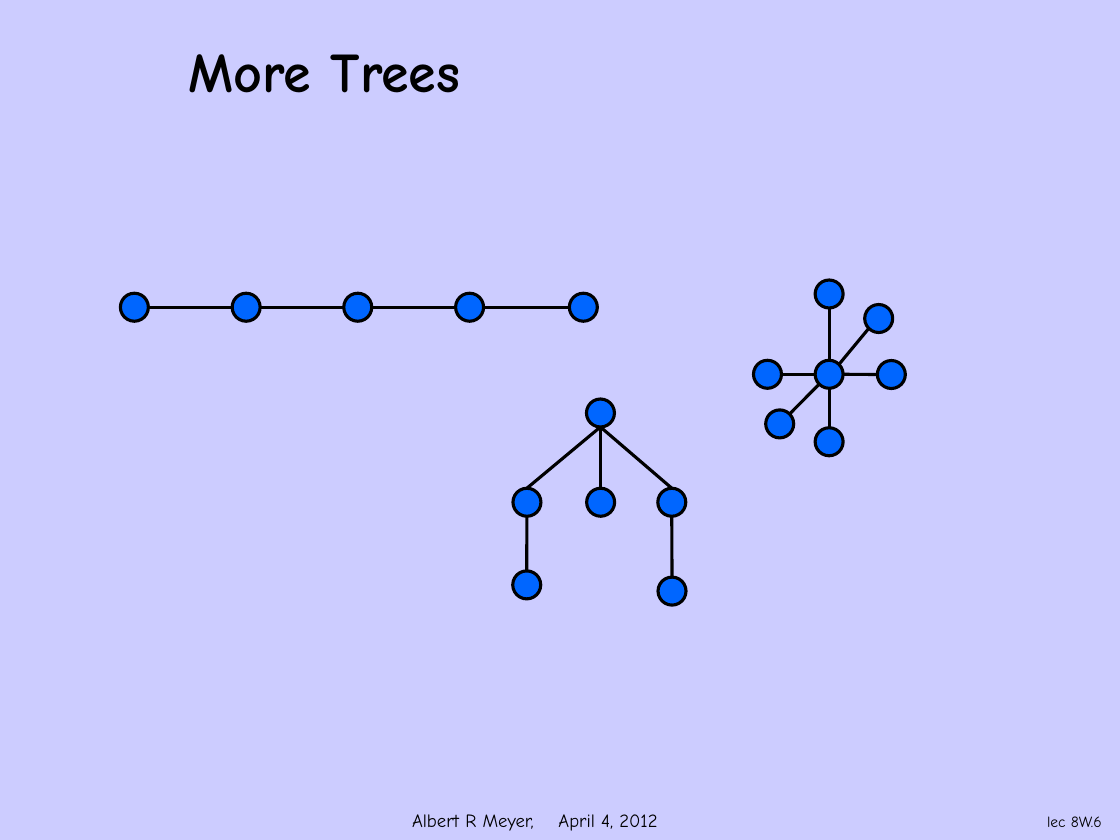
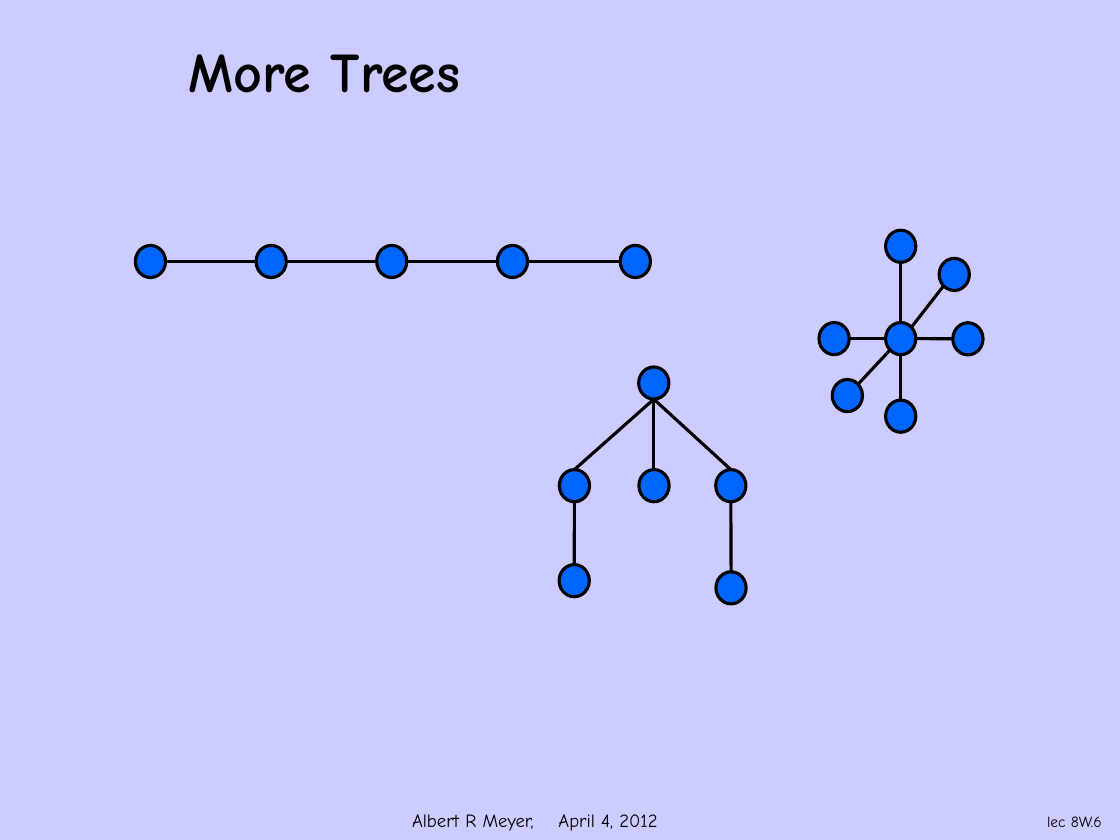
Before and after one commit to armeyer/mcs_web, a slide deck: slide 6 of spring12/slidesS12/trees-def.pptx. Drawn at 1120x840 pixels with LibreOffice and Linux fonts; fonts in the diff are those of the drawing; background and template pictures are left out. Boxes give left, top, right and bottom in pixels: in the first picture for what was removed or moved away, otherwise in the second. Text is boxed around its words. In the diff, an @@ line names an element or a change of style, - is before the commit and + after.

Commit message:
delete trees.pptx, edit trees-def.pptx

```diff
--- a/spring12/slidesS12/trees-def.pptx
+++ b/spring12/slidesS12/trees-def.pptx
@@ ellipse: place and size @@
-ellipse at bbox=[815, 280, 843, 308]
+ellipse at bbox=[886, 231, 916, 263]
@@ ellipse: place and size @@
-ellipse at bbox=[120, 293, 148, 321]
+ellipse at bbox=[136, 245, 166, 278]
@@ line moved from (148, 307) - (232, 307) to (166, 261) - (256, 261) @@
@@ ellipse: place and size @@
-ellipse at bbox=[232, 293, 260, 321]
+ellipse at bbox=[256, 245, 287, 278]
@@ line moved from (260, 307) - (344, 307) to (287, 261) - (376, 261) @@
@@ ellipse: place and size @@
-ellipse at bbox=[344, 293, 372, 321]
+ellipse at bbox=[376, 245, 407, 278]
@@ line moved from (372, 307) - (456, 307) to (407, 261) - (497, 261) @@
@@ ellipse: place and size @@
-ellipse at bbox=[456, 293, 484, 321]
+ellipse at bbox=[497, 245, 528, 278]
@@ line moved from (484, 307) - (569, 307) to (528, 261) - (620, 261) @@
@@ ellipse: place and size @@
-ellipse at bbox=[569, 293, 597, 321]
+ellipse at bbox=[620, 245, 651, 278]
@@ line moved from (829, 308) - (829, 361) to (900, 262) - (900, 323) @@
@@ ellipse: place and size @@
-ellipse at bbox=[865, 305, 893, 333]
+ellipse at bbox=[940, 259, 970, 291]
@@ line moved from (869, 328) - (839, 364) to (943, 286) - (912, 327) @@
@@ ellipse: place and size @@
-ellipse at bbox=[754, 361, 782, 389]
+ellipse at bbox=[819, 323, 849, 355]
@@ ellipse: place and size @@
-ellipse at bbox=[815, 361, 843, 389]
+ellipse at bbox=[886, 323, 916, 355]
@@ ellipse: place and size @@
-ellipse at bbox=[877, 361, 905, 389]
+ellipse at bbox=[953, 323, 983, 355]
@@ line moved from (782, 374) - (815, 374) to (849, 338) - (886, 338) @@
@@ line moved from (819, 384) - (790, 414) to (890, 351) - (858, 384) @@
@@ line moved from (829, 389) - (829, 428) to (900, 355) - (900, 400) @@
@@ line moved from (843, 374) - (877, 374) to (916, 338) - (953, 339) @@
@@ ellipse: place and size @@
-ellipse at bbox=[587, 399, 615, 427]
+ellipse at bbox=[638, 367, 669, 400]
@@ ellipse: place and size @@
-ellipse at bbox=[766, 410, 794, 438]
+ellipse at bbox=[832, 380, 862, 412]
@@ line moved from (526, 488) - (600, 427) to (575, 469) - (654, 399) @@
@@ line moved from (600, 427) - (672, 488) to (654, 399) - (731, 469) @@
@@ line moved from (600, 427) - (600, 488) to (654, 399) - (654, 469) @@
@@ ellipse: place and size @@
-ellipse at bbox=[815, 428, 843, 456]
+ellipse at bbox=[886, 400, 916, 432]
@@ ellipse: place and size @@
-ellipse at bbox=[513, 488, 541, 516]
+ellipse at bbox=[559, 469, 589, 502]
@@ ellipse: place and size @@
-ellipse at bbox=[587, 488, 615, 516]
+ellipse at bbox=[638, 469, 669, 502]
@@ ellipse: place and size @@
-ellipse at bbox=[657, 488, 685, 516]
+ellipse at bbox=[716, 469, 746, 502]
@@ line moved from (526, 516) - (526, 571) to (575, 502) - (575, 564) @@
@@ line moved from (672, 516) - (672, 577) to (731, 502) - (731, 571) @@
@@ ellipse: place and size @@
-ellipse at bbox=[513, 571, 541, 599]
+ellipse at bbox=[559, 564, 589, 597]
@@ ellipse: place and size @@
-ellipse at bbox=[659, 577, 687, 605]
+ellipse at bbox=[716, 571, 746, 604]
```
Also in this commit, not shown: 4 other slides changed, 1 other file.
